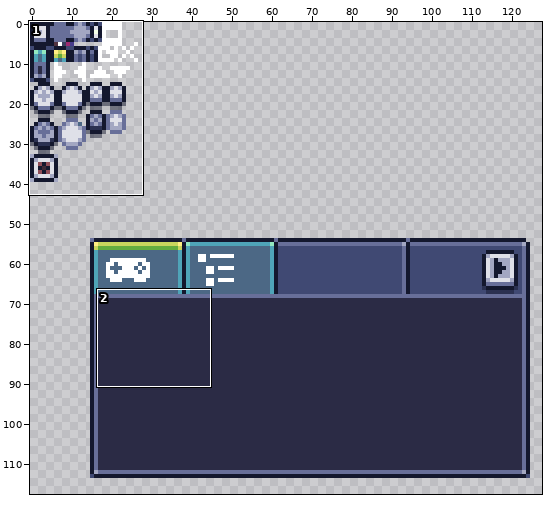
Edited in one commit: pixel-art file (ComposableUi/Content/ComposableUi/UiElementsAtlas.aseprite). Above: a wide view before the commit, with the close-up outlined.
Close-up. Before:
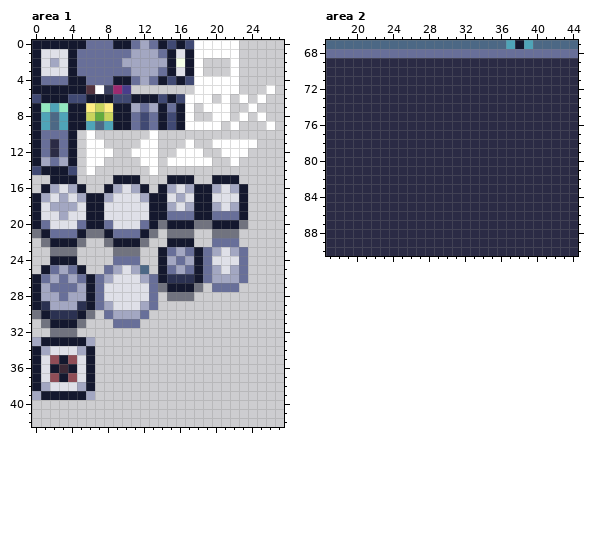
128x128 pixels, 1 frame. Colours within 5 levels of each other are drawn and written as one. Shown: area 1: x 0..27, y 0..42; area 2: x 17..44, y 67..90. The wide view leaves out empty margins.
Once edited:
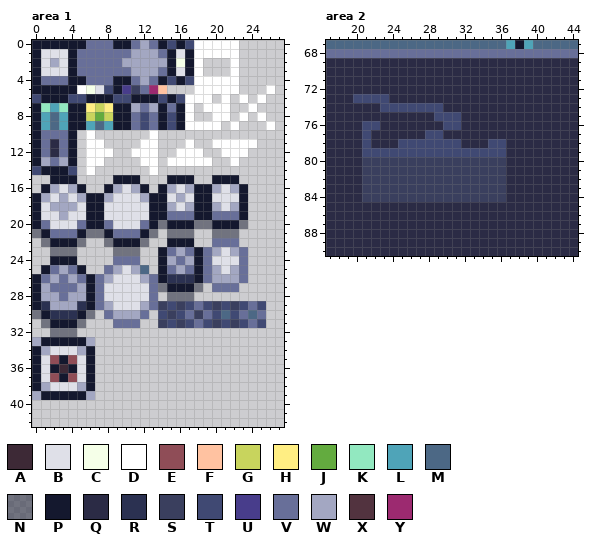
Palette (. is transparent): A #3d2936  B #dfe0e8  C #f5ffe8  D #ffffff  E #8f4d57  F #ffc2a1  G #c8d45d  H #ffee83  J #63ab3f  K #92e8c0  L #4fa4b8  M #4c6885  N #14182e7f  P #14182e  Q #2b2b45  R #2b3151  S #3a3f5e  T #404973  U #483d8b  V #686f99  W #a3a7c2  X #52333f  Y #9c2a70
Change:
Area 1:
y 5: x 5..9 PXDSY -> DCBTP; x 11..14 .... -> SVYF
y 29: x 14..25 ............ -> STSTVTSTSTVT
y 30: x 14..25 ............ -> TSTVSVTMTVMV
y 31: x 14..25 ............ -> STSTVTSTSTVT
Area 2:
y 73: x 20..23 QQQQ -> TTTT
y 74: x 23..29 QQQQQQQ -> TTTTTTT
y 75: x 29..31 QQQ -> TTT
y 76: x 21..22 QQ -> TT; x 30..31 QQ -> TT
y 77: x 21 Q -> T; x 28..29 QQ -> TT
y 78: x 21 Q -> T; x 25..31 QQQQQQQ -> TTTTTTT; x 35..36 QQ -> TT
y 79: x 21..36 QQQQQQQQQQQQQQQQ -> TTTTTTTTTTTTTTTT
y 80..84: x 21..36 QQQQQQQQQQQQQQQQ -> SSSSSSSSSSSSSSSS
